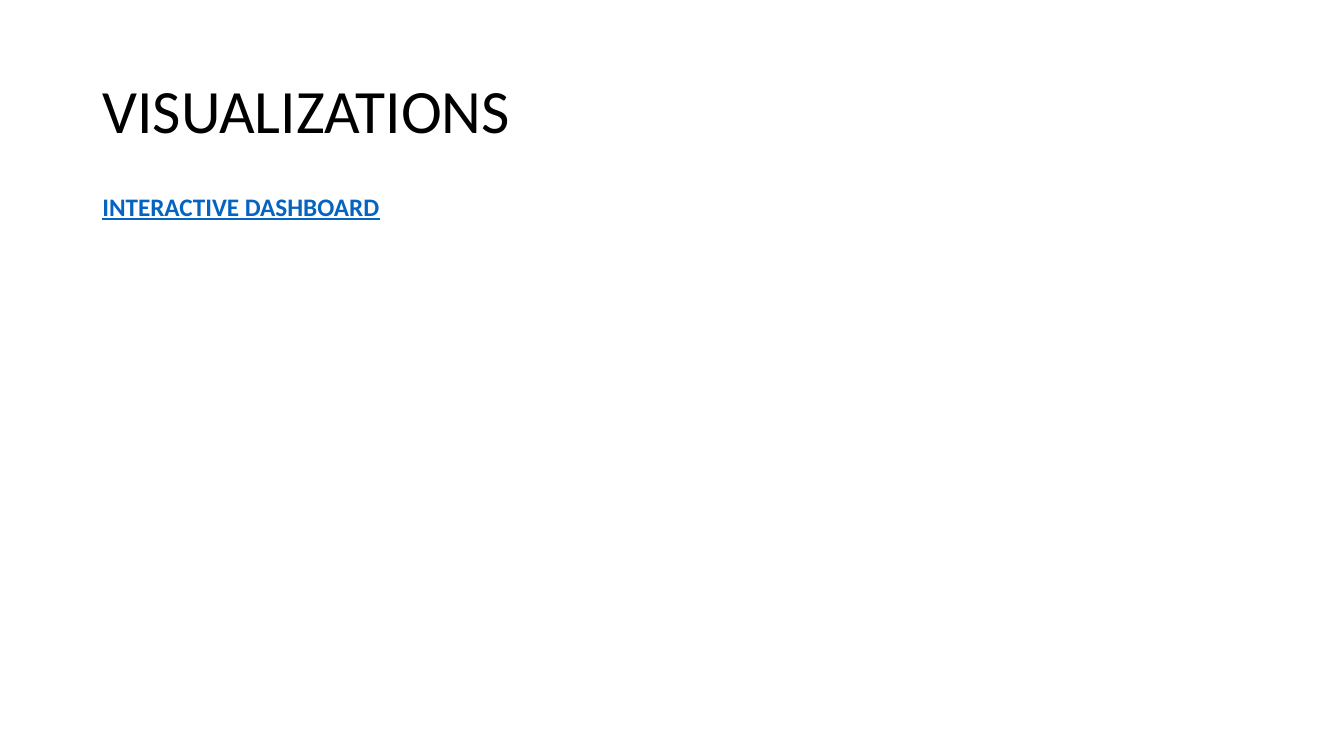
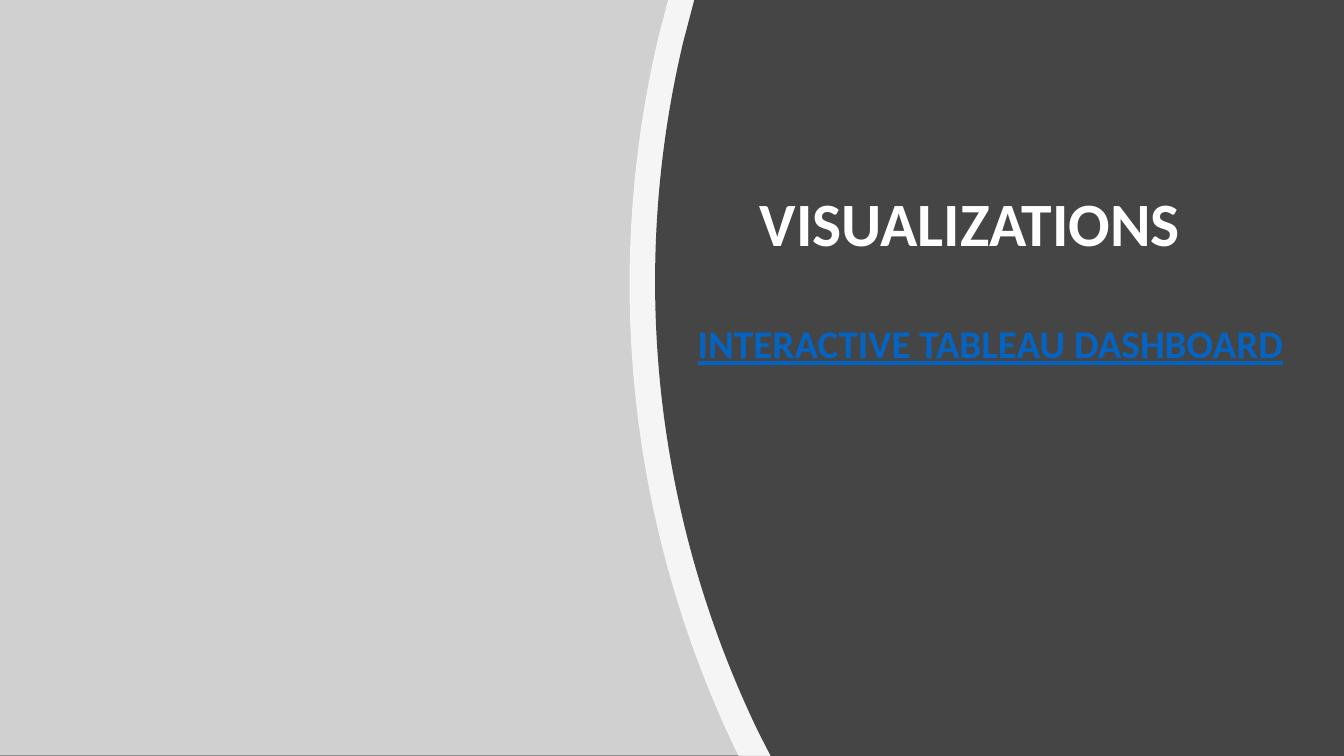
Before and after one commit to Kcav18/Final_Project, a slide deck: slide 8 of Final Presentation.pptx. Drawn at 1344x756 pixels with LibreOffice and Linux fonts; fonts in the diff are those of the drawing; grey boxes stand for pictures. Boxes give left, top, right and bottom in pixels: in the first picture for what was removed or moved away, otherwise in the second. Text is boxed around its words. In the diff, an @@ line names an element or a change of style, - is before the commit and + after.

```diff
--- a/Final Presentation.pptx
+++ b/Final Presentation.pptx
@@ background #FFFFFF to #454545 @@
@@ picture added at [0,0,773,756] @@
@@ freeform shape added at [630,0,1344,756], fill #FFFFFF at 80% opacity @@
@@ freeform shape added at [655,0,1344,756], fill #454545 @@
@@ title "VISUALIZATIONS": place and size @@
-title "VISUALIZATIONS" at [102,93,509,134]
+title "VISUALIZATIONS" at [760,205,1180,247]
@@ title "VISUALIZATIONS" at [760,205,1180,247]: text colour #000000 to #FFFFFF, bold on @@
@@ text at [698,332,1283,365]: text changed; size 18 to 28 pt @@
-INTERACTIVE DASHBOARD
+INTERACTIVE TABLEAU DASHBOARD
```
Also in this commit, not shown: 8 other slides changed.
